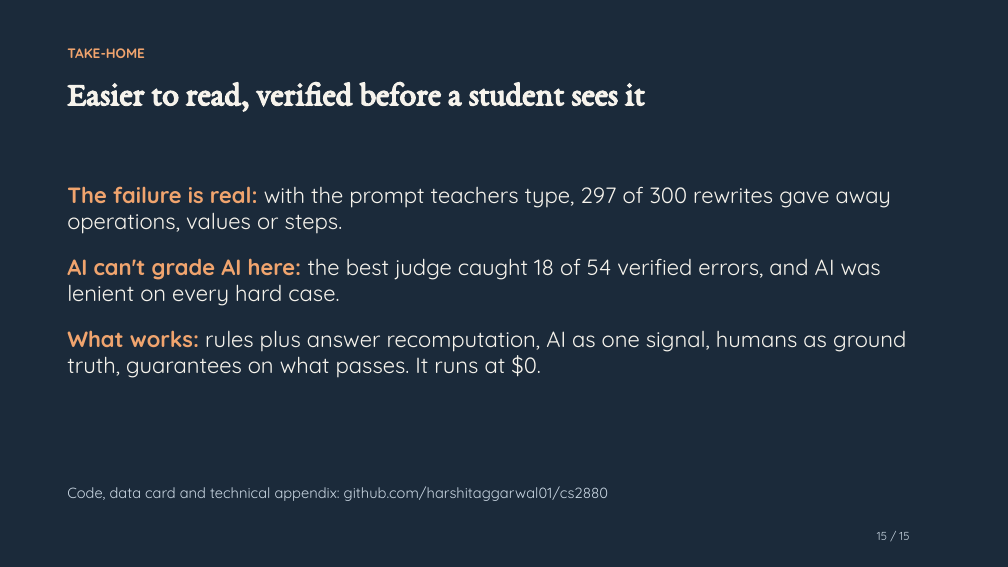
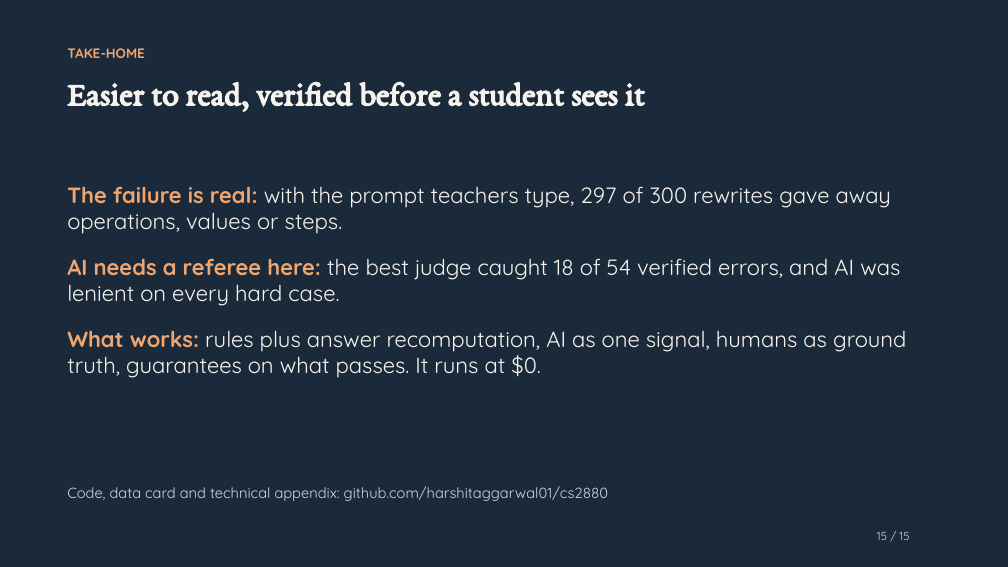
Before and after one commit to harshitaggarwal01/cs2880, a slide deck: slide 15 of docs/video/SafeAdapt-Math_video_nov23.pptx. Drawn at 1008x567 pixels with LibreOffice and Linux fonts; fonts in the diff are those of the drawing. Boxes give left, top, right and bottom in pixels: in the first picture for what was removed or moved away, otherwise in the second. Text is boxed around its words. In the diff, an @@ line names an element or a change of style, - is before the commit and + after.

```diff
--- a/docs/video/SafeAdapt-Math_video_nov23.pptx
+++ b/docs/video/SafeAdapt-Math_video_nov23.pptx
@@ text at [67,258,900,306]: text changed @@
-AI can't grade AI here: the best judge caught 18 of 54 verified errors, and AI was lenient on every hard case.
+AI needs a referee here: the best judge caught 18 of 54 verified errors, and AI was lenient on every hard case.
```
Also in this commit, not shown: 5 other slides changed, 3 other files.
